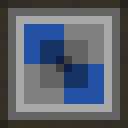
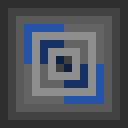
Revision of a layered (128, 128) image; what changed, layer by layer:
added layer "Layer 7" above "Layer 5" over (x1=24, y1=24, x2=104, y2=104)
hid "Layer 5" over (x1=24, y1=24, x2=104, y2=104)
removed layer "Layer 4" over (x1=0, y1=0, x2=128, y2=128)
added layer "bk" over (x1=0, y1=0, x2=128, y2=128)
